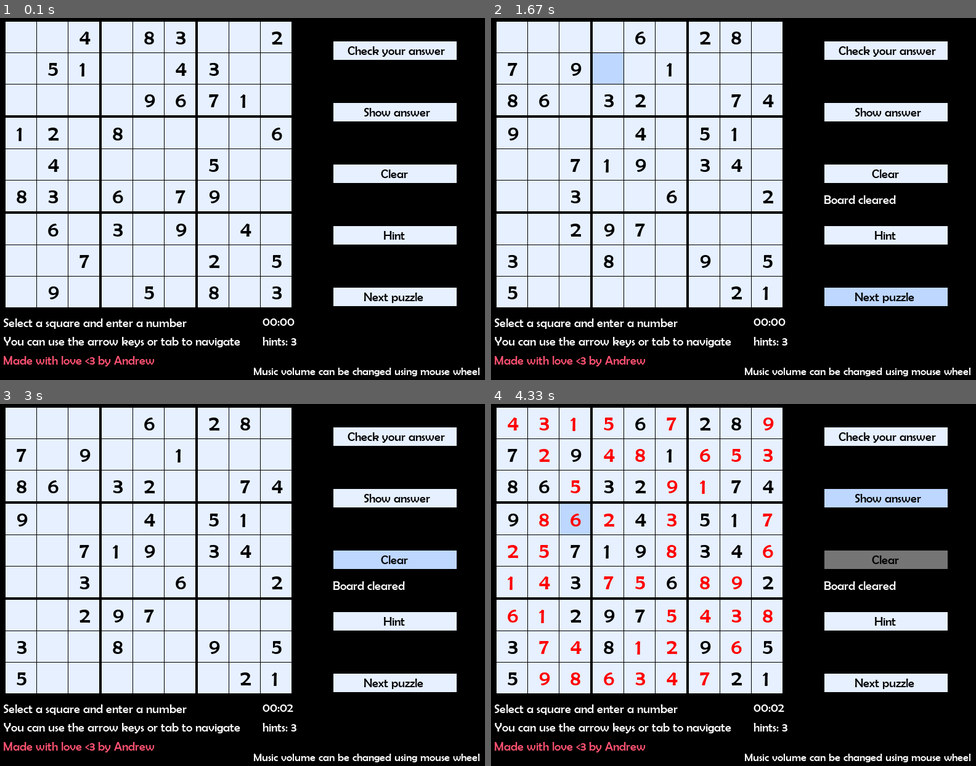
Above: before the commit, frames 1-4 (two rows, left to right).
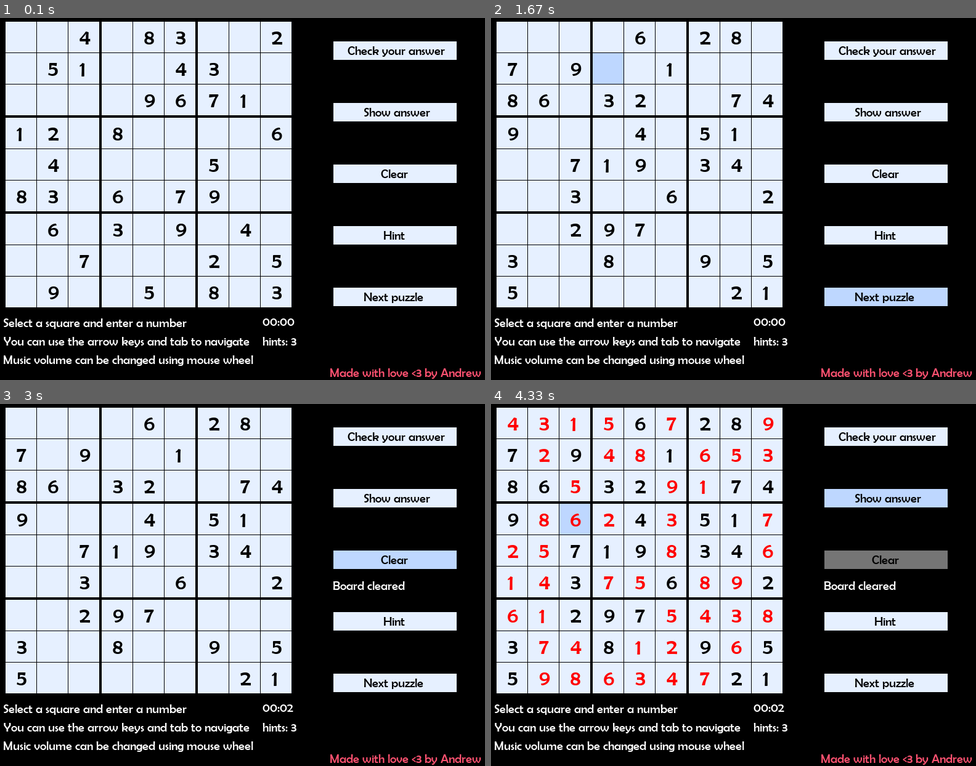
Above: after the commit, the same moments.

Repository: bafyle/Sudoku-game-using-Pygame
Game: pygame game, started from sudoku.py
Two runs of this game, one before a commit and one after it. Both use one fixed random seed, a clock stepped at 60 frames per second and the inputs below.
Inputs (mouse positions are in pixels of both pictures, inside the frame that each line leads up to):
- Up to frame 1 (0.1 s): no input
- Up to frame 2 (1.67 s): click (883, 173) at 0.38 s; click (883, 296) at 0.72 s; click (578, 141) at 1.05 s; click (602, 57) at 1.38 s
- Up to frame 3 (3 s): click (252, 458) at 1.72 s; click (218, 679) at 2.05 s; click (426, 718) at 2.38 s; click (339, 552) at 2.72 s
- Up to frame 4 (4.33 s): click (883, 498) at 3.05 s; click (883, 574) at 3.38 s; click (578, 534) at 3.72 s; click (845, 490) at 4.05 s

The runs differ from the first frame. In frame 1, 1.6% of the frame differs, in the area x 0-100%, y 88-100%; in frame 2, 1.7%, in the area x 0-100%, y 48-100%; in frame 3, 1.6%; in frame 4, 1.6%.

Commit message:
added color class for the buttons and some improvment to the code

Diff:
--- a/GUI/Board.py
+++ b/GUI/Board.py
@@ -16,7 +16,8 @@
         print(self.original_puzzle is puzzle) should output False
 
         using 'self.original_puzzle = puzzle' will affect the original_puzzle
-        if we modified 'puzzle' and we don't want that
+        if we modified 'puzzle' and we don't want that, so we use deepcopy to copy all values of inner
+        lists to new inner lists and create new big list to store these new inner lists
         """
         self.cells = []
         self.solved = False
@@ -30,8 +31,7 @@
         solver.solve_in_place()
 
     def _prepare_board(self, win: pygame.Surface):
-        x = 0
-        y = 0
+        x = y = 0
         for i in range(9):
             if i % 3 == 0:
                 y += 3
@@ -75,6 +75,7 @@
         """
         This method returns the position (row, column) of
         the next editable cell in tuple
+        It is used when the tab button is pressed
         """
         r, c = self.position_of_selected_cell
         if r != -1:
--- a/GUI/Buttons.py
+++ b/GUI/Buttons.py
@@ -10,7 +10,8 @@
         super().__init__(attributes, win)
         self.text = text
 
-    def draw_text(self, game_font: pygame.freetype.Font):
+    def draw(self, game_font: pygame.freetype.Font):
+        super()._draw_rect()
         padding = self.attributes[2] // 2
         padding -= len(self.text) * 4.5
 
@@ -22,7 +23,7 @@
         change the color of the cell if the mouse is hovering on the button
         """
         if self.Enable:
-            self.color = Button.MOUSE_ON_COLOR
+            self.color = RectangleColor.MOUSE_ON_COLOR.value
 
 
     def on_mouse_exit(self):
@@ -30,6 +31,4 @@
         Change the color back of the cell if the mouse was hovering on the button and leaved
         """
         if self.Enable:
-            self.color = Button.NORMAL_COLOR
-
-    MOUSE_ON_COLOR = (190, 215, 255)
+            self.color = RectangleColor.NORMAL_COLOR.value
--- a/GUI/Cell.py
+++ b/GUI/Cell.py
@@ -18,14 +18,15 @@
         """
         self.selected = not self.selected
         if not self.selected:
-            self.color = super().NORMAL_COLOR
+            self.color = RectangleColor.NORMAL_COLOR.value
         else:
-            self.color = super().SELECTED_COLOR
+            self.color = RectangleColor.SELECTED_COLOR.value
 
-    def draw_text(self, game_font: pygame.freetype.Font) -> None:
+    def draw(self, game_font: pygame.freetype.Font) -> None:
         """
         Drawing the cell text to the window, which is a single digit number
         """
+        super()._draw_rect()
         if not self.empty:
             game_font.render_to(self.win, (self.attributes[0]+18, self.attributes[1]+16),
                                 str(self.number), (0, 0, 0))
--- a/GUI/Notification.py
+++ b/GUI/Notification.py
@@ -1,16 +1,19 @@
 import time
+import logging
 class Notification:
 
     """
     Class Notification is for informing the player about any information
     """
-    def __init__(self):
+    DISPLAY_TIME = 2
+
+    def __init__(self, color: tuple = (255, 255, 255)):
         self.message = ""
         self.timer = time.time()
         self.positions = list()
         self.invoked = False
         self.currentPosition = tuple()
-        self.displayTime = 2
+        self.color = color
 
     def add_position(self, newPoisition: tuple) -> None:
         """
@@ -23,15 +26,18 @@
         if i < len(self.positions):
             self.currentPosition = self.positions[i]
         else:
-            print(f"index out of range")
+            logging.warning(f"position index out of range")
             return
         self.message = message
         self.timer = time.time()
         self.invoked = True
 
+    def kill_notification(self):
+        self.invoked = False
+
     def draw(self, win, game_font) -> None:
         if self.invoked:
-            game_font.render_to(win, self.currentPosition, self.message, (255, 255, 255))
+            game_font.render_to(win, self.currentPosition, self.message, self.color)
             notificationEndTime = time.time()
-            if notificationEndTime - self.timer >= self.displayTime:
+            if notificationEndTime - self.timer >= Notification.DISPLAY_TIME:
                 self.invoked = False
--- a/GUI/Rectangle.py
+++ b/GUI/Rectangle.py
@@ -1,4 +1,5 @@
 from abc import ABC, abstractmethod
+from enum import Enum
 import pygame
 
 class Rectangle(ABC):
@@ -9,26 +10,28 @@
         self.attributes = attributes
         self.win = win
         self.Enable = True
-        self.rect = pygame.Rect(attributes[0], attributes[1], attributes[2], attributes[3])
+        self.rect = pygame.Rect(*attributes)
         if self.Enable:
-            self.color = Rectangle.NORMAL_COLOR
+            self.color = RectangleColor.NORMAL_COLOR.value
         else:
-            self.color = Rectangle.DISABLED_COLOR
+            self.color = RectangleColor.DISABLED_COLOR.value
 
-    def draw_rect(self):
+    def _draw_rect(self):
         """
         Drawing the rectangle to the window with the color
         that specified in 'color' tuple variable in position
         attributes[0:2] with size attributes[2:]
         """
         if not self.Enable:
-            self.color = Rectangle.DISABLED_COLOR
+            self.color = RectangleColor.DISABLED_COLOR.value
         pygame.draw.rect(self.win, self.color, self.rect)
 
     @abstractmethod
-    def draw_text(self):
+    def draw(self):
         pass
 
+class RectangleColor(Enum):
     NORMAL_COLOR = (230, 240, 255)
     SELECTED_COLOR = (190, 215, 255)
     DISABLED_COLOR = (117, 117, 117)
+    MOUSE_ON_COLOR = (190, 215, 255)
--- a/sudoku.py
+++ b/sudoku.py
@@ -143,6 +143,10 @@
         self.board.refresh_cells()
         self.board.clear_selection()
         self.notification.invoke_notification("Board cleared", 1)
+
+    def reset_hints(self):
+        self.hints = 3
+        self.buttons_list[4].Enable = True
 
     def get_time(self) -> str:
         """
@@ -211,6 +215,8 @@
                             elif self.buttons_list[3].rect.collidepoint(pygame.mouse.get_pos()) and self.buttons_list[3].Enable:
                                 self.get_next_puzzle_action()
                                 self.reset_game_timer()
+                                self.reset_hints()
+                                self.notification.kill_notification()
                                 self.buttons_list[2].Enable = True # enable the reset button
 
                             elif self.buttons_list[4].rect.collidepoint(pygame.mouse.get_pos()):
@@ -275,18 +281,16 @@
 
             for rowOfCells in self.board.cells:
                 for cell in rowOfCells:
-                    cell.draw_rect()
-                    cell.draw_text(self.game_font)
+                    cell.draw(self.game_font)
 
             self.game_font.size = 20
             for button in self.buttons_list:
-                button.draw_rect()
-                button.draw_text(self.game_font)
+                button.draw(self.game_font)
 
             self.game_font.render_to(self.win, (15, 500), "Select a square and enter a number", (255, 255, 255))
-            self.game_font.render_to(self.win, (15, 530), "You can use the arrow keys or tab to navigate", (255, 255, 255))
-            self.game_font.size = 18
-            self.game_font.render_to(self.win, (420, 580), "Music volume can be changed using mouse wheel", (255, 255, 255))
+            self.game_font.render_to(self.win, (15, 530), "You can use the arrow keys and tab to navigate", (255, 255, 255))
+
+            self.game_font.render_to(self.win, (15, 560), "Music volume can be changed using mouse wheel", (255, 255, 255))
             self.game_font.size = 20
 
             self.notification.draw(self.win, self.game_font)
@@ -299,7 +303,7 @@
             self.game_font.render_to(self.win, (435, 500), self.timer_render_string, (255, 255, 255))
 
             self.game_font.render_to(self.win, (435, 530), f"hints: {self.hints}", (255, 255, 255))
-            self.game_font.render_to(self.win, (15, 560), "Made with love <3 by Andrew", (255, 82, 113))
+            self.game_font.render_to(self.win, (545, 580), "Made with love <3 by Andrew", (255, 82, 113))
             self.game_font.size = 36
 
             pygame.display.flip()
